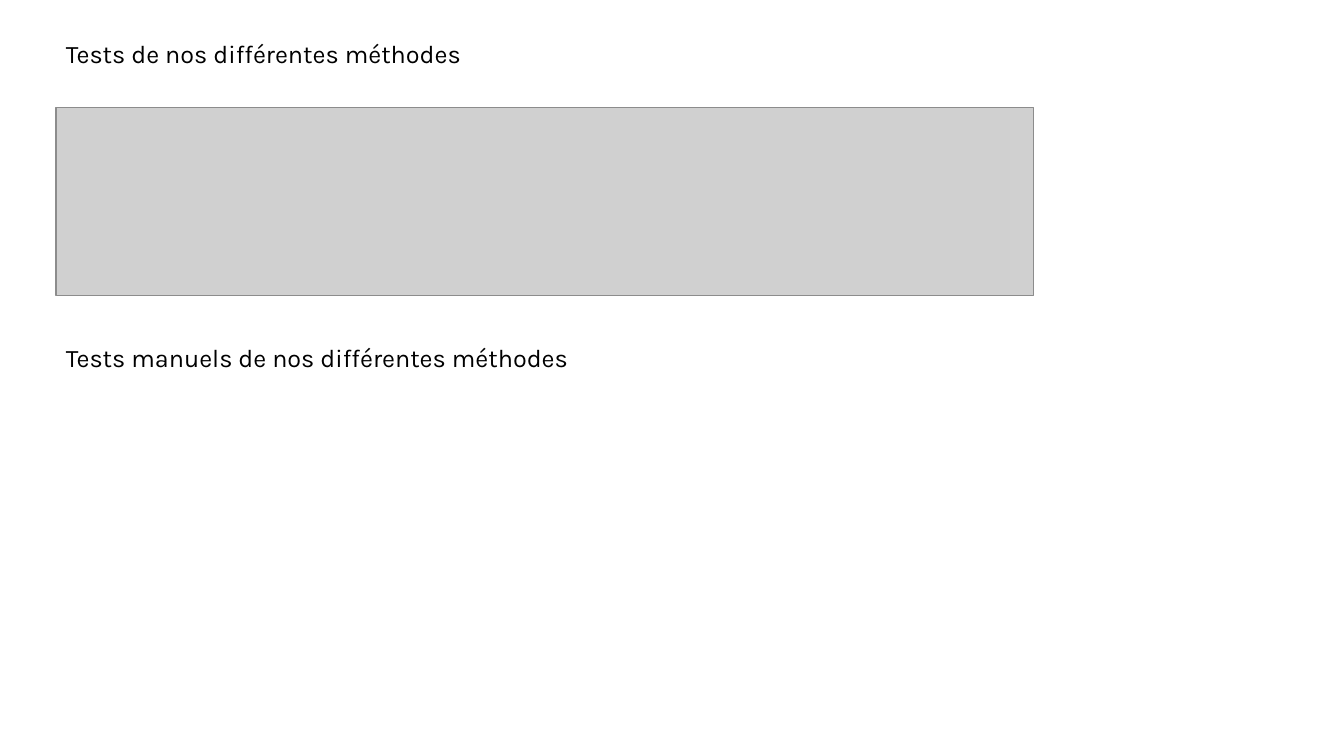
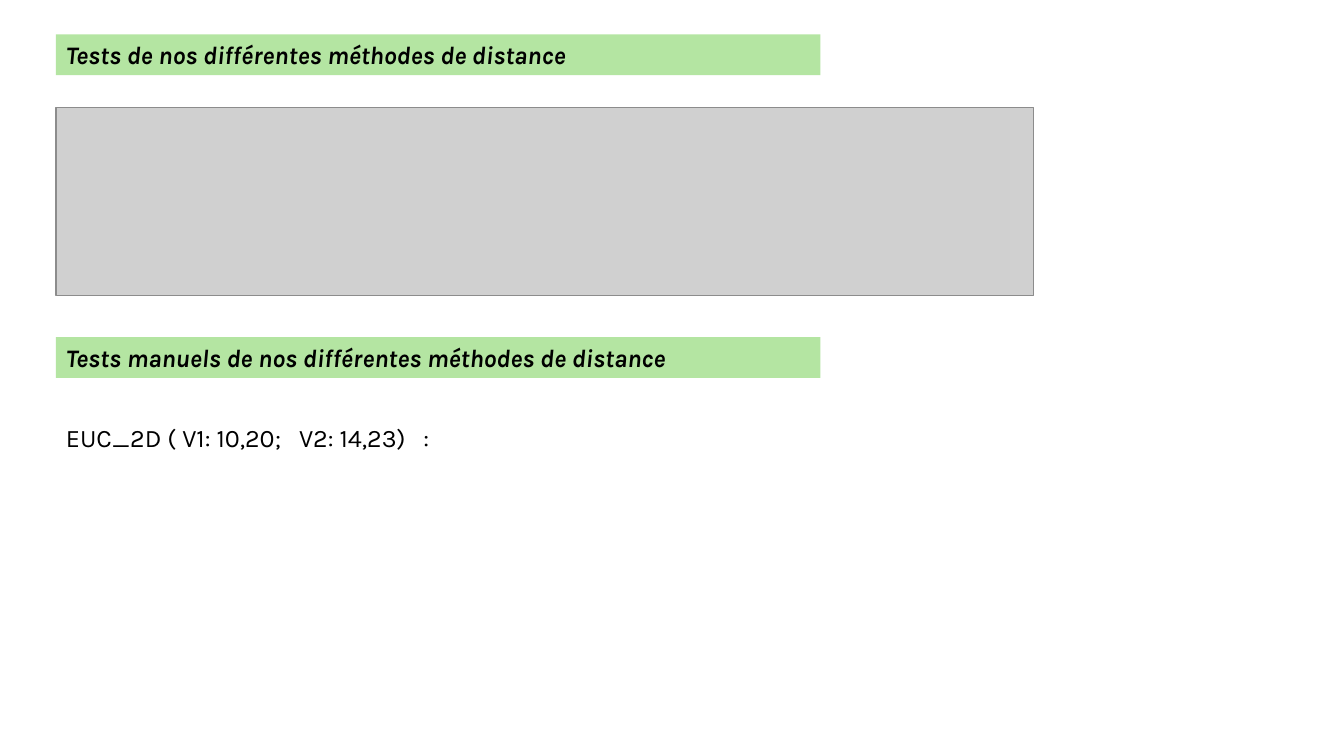
Before and after one commit to ngouadjeudunant-ux/tsp_projet_2025, a slide deck: slide 2 of tools/Referenciel_et_Planing/Projet Avancée CC3.pptx. Drawn at 1344x756 pixels with LibreOffice and Linux fonts; fonts in the diff are those of the drawing; grey boxes stand for pictures. Boxes give left, top, right and bottom in pixels: in the first picture for what was removed or moved away, otherwise in the second. Text is boxed around its words. In the diff, an @@ line names an element or a change of style, - is before the commit and + after.

Commit message:
powerpoint

```diff
--- a/tools/Referenciel_et_Planing/Projet Avancée CC3.pptx
+++ b/tools/Referenciel_et_Planing/Projet Avancée CC3.pptx
@@ rectangle "Tests de nos différentes méthodes ...": place and size @@
-rectangle "Tests de nos différentes méthodes ..." at (66,44,461,64)
+rectangle "Tests de nos différentes méthodes ..." at (56,34,821,75)
@@ rectangle "Tests de nos différentes méthodes ..." at (56,34,821,75): fill none to #B4E5A2 @@
@@ text in rectangle at (66,44,566,65): text changed; bold on; italic on @@
-Tests de nos différentes méthodes
+Tests de nos différentes méthodes de distance
@@ rectangle "Tests manuels de nos différentes ...": place and size @@
-rectangle "Tests manuels de nos différentes ..." at (66,348,568,368)
+rectangle "Tests manuels de nos différentes ..." at (56,338,821,378)
@@ rectangle "Tests manuels de nos différentes ..." at (56,338,821,378): fill none to #B4E5A2 @@
@@ text in rectangle at (66,347,666,368): text changed; bold on; italic on @@
-Tests manuels de nos différentes méthodes
+Tests manuels de nos différentes méthodes de distance
@@ text added at (66,429,406,450), 18 pt, text #000000 @@
+EUC_2D ( V1: 10,20; V2: 14,23) :
```
Also in this commit, not shown: 9 other slides changed, 1 slide added.
